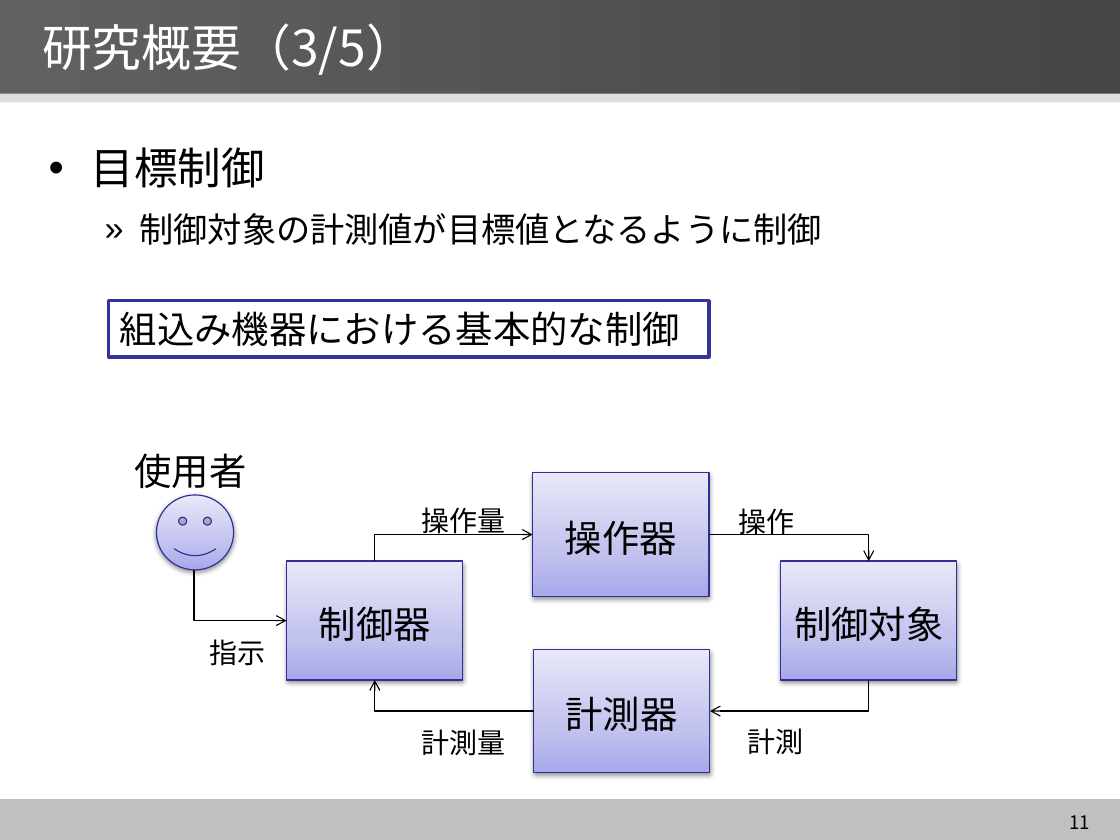
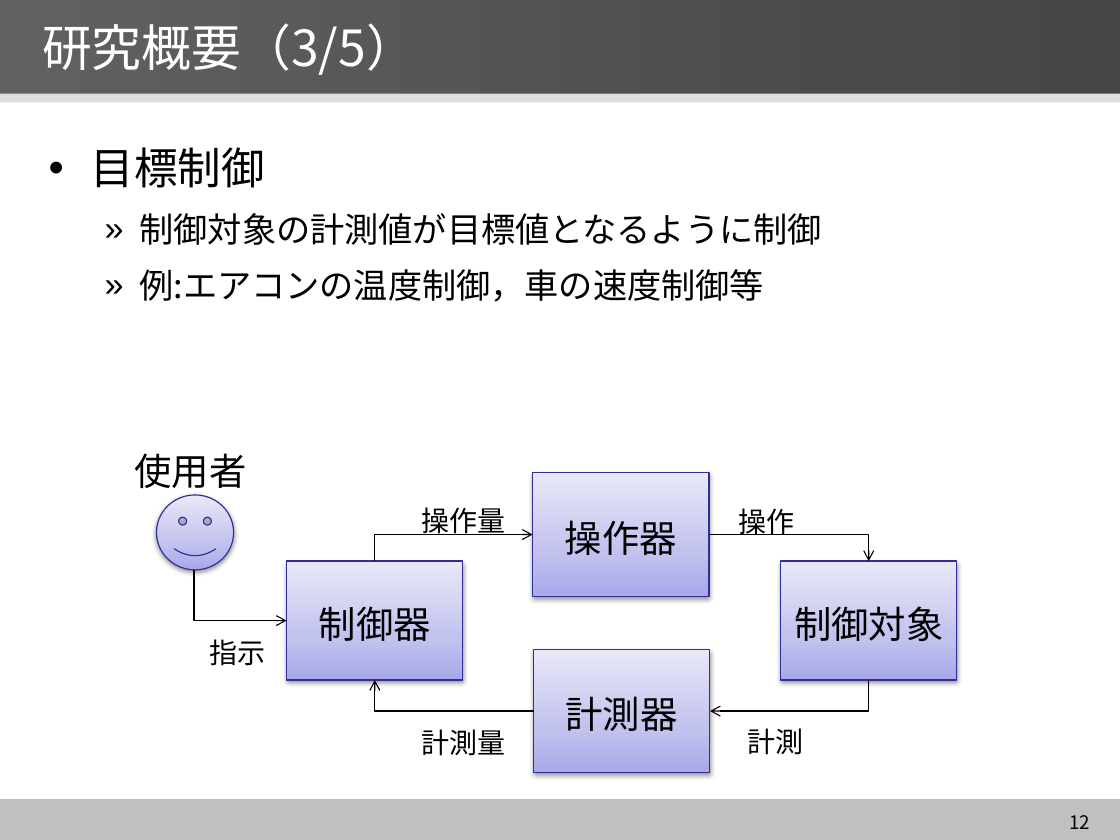
Before and after one commit to YutaNiimura/leJOS-OSEK, a slide deck: slide 12 of 中間発表関連/5I25新村祐太 中間発表スライドver2.0.pptx (slide 11 before the commit). Drawn at 1120x840 pixels with LibreOffice and Linux fonts; fonts in the diff are those of the drawing. Boxes give left, top, right and bottom in pixels: in the first picture for what was removed or moved away, otherwise in the second. Text is boxed around its words. In the diff, an @@ line names an element or a change of style, - is before the commit and + after.

```diff
--- a/中間発表関連/5I25新村祐太 中間発表スライドver2.0.pptx
+++ b/中間発表関連/5I25新村祐太 中間発表スライドver2.0.pptx
@@ text at (x1=140, y1=269, x2=764, y2=302): paragraph added @@
+  » 例:エアコンの温度制御，車の速度制御等
@@ rectangle removed at (x1=109, y1=300, x2=709, y2=356) @@
-組込み機器における基本的な制御
@@ page number at (x1=1069, y1=815, x2=1090, y2=829): text changed @@
-11
+12
```
Also in this commit, not shown: 13 other slides changed, 3 slides added, 2 other files.
